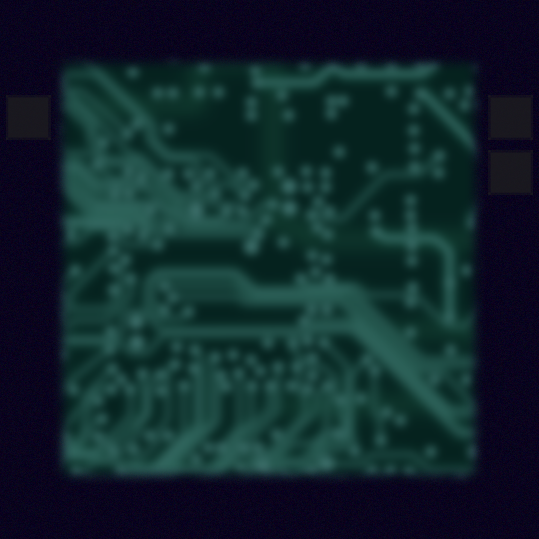
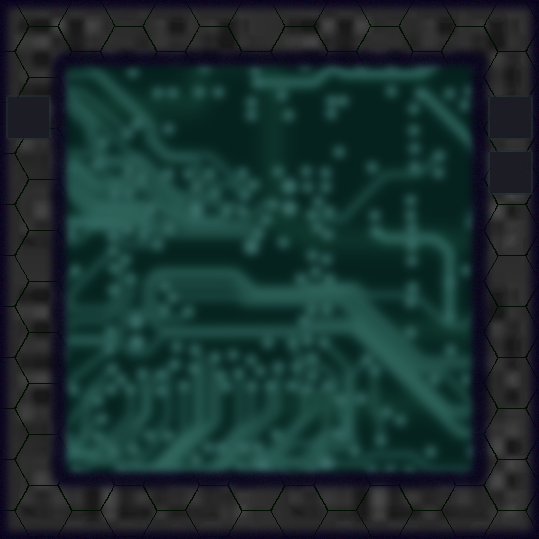
Layered file, before and after one edit (539x539). Changes by layer:
removed layer "Buttons copy" (was 80%) over [488, 150, 533, 195]
"Buttons": opacity 80% → 100%, painted on it over [5, 94, 533, 195]
removed layer "Border" over [1, 1, 538, 538]
added layer "Layer 1 copy" above "Layer 1 copy 5" over [1, 1, 538, 538]
added layer "Layer 1 copy 5" above "Layer 1 copy 2" over [1, 1, 538, 538]
added layer "Layer 1 copy 2" above "backGround copy" over [1, 1, 538, 538]
